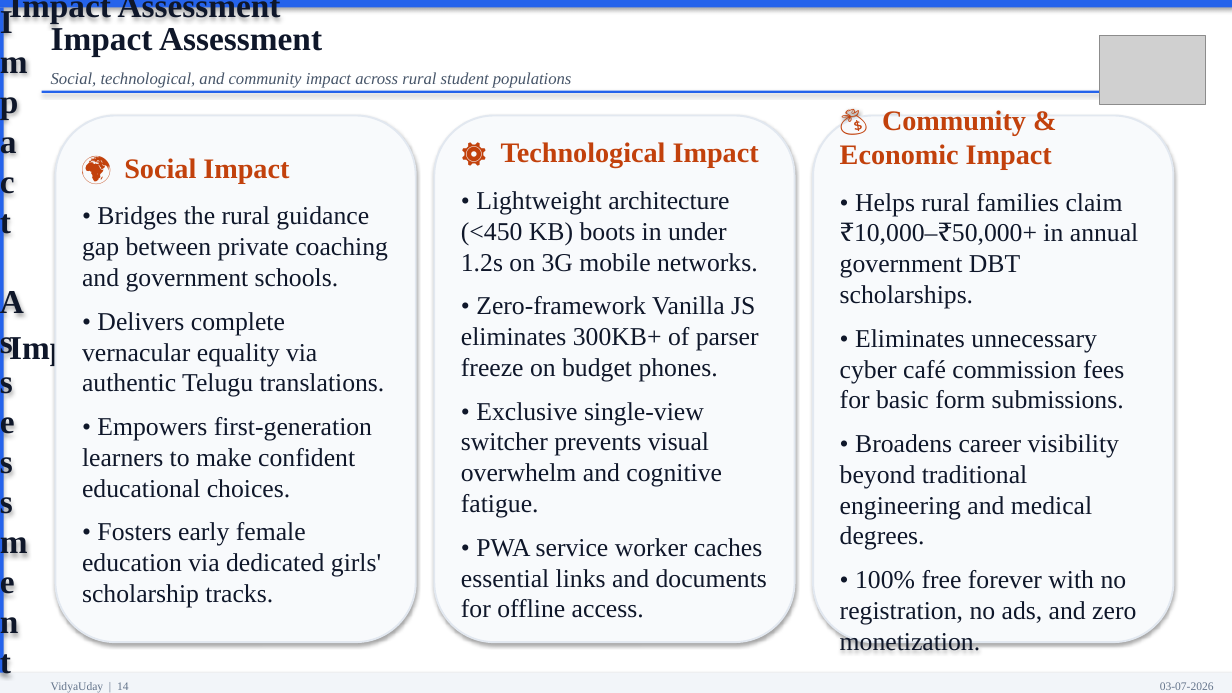
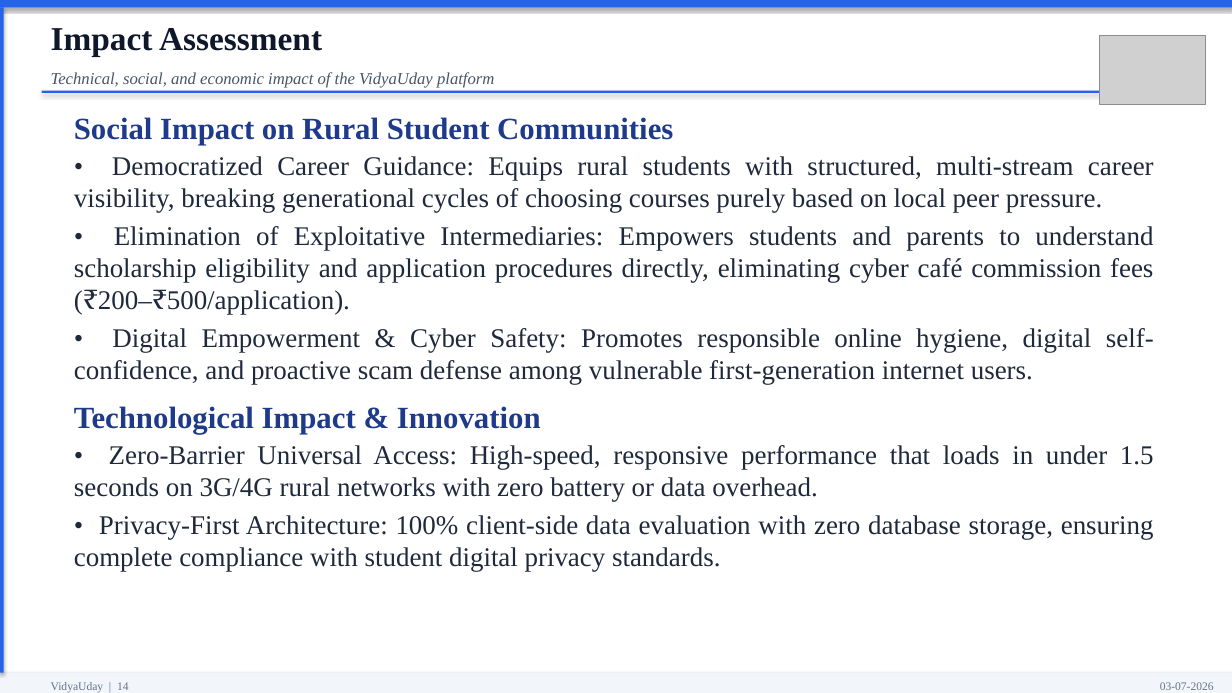
Before and after one commit to ramanakalisetty638-web/VidyaUday, a slide deck: slide 14 of VidyaUday_Official_Review_Presentation.pptx. Drawn at 1232x693 pixels with LibreOffice and Linux fonts; fonts in the diff are those of the drawing; grey boxes stand for pictures. Boxes give left, top, right and bottom in pixels: in the first picture for what was removed or moved away, otherwise in the second. Text is boxed around its words. In the diff, an @@ line names an element or a change of style, - is before the commit and + after.

Commit message:
Fix PPT: eliminate duplicate text, align and justify all slides, clean template borders, 4 screenshots grid

```diff
--- a/VidyaUday_Official_Review_Presentation.pptx
+++ b/VidyaUday_Official_Review_Presentation.pptx
@@ text in rectangle at <box>0,0,1232,693</box>: text removed @@
-Impact Assessment
@@ text in rectangle at <box>9,0,281,23</box>: text removed @@
-Impact Assessment
@@ text "Impact Assessment" at <box>51,28,322,57</box>: less space between paragraphs @@
@@ text in rectangle at <box>51,24,322,57</box>: text removed @@
-Impact Assessment
@@ text at <box>51,72,494,87</box>: text changed @@
-Social, technological, and community impact across rural student populations
+Technical, social, and economic impact of the VidyaUday platform
@@ rounded rectangle removed at <box>55,116,416,642</box> @@
-🌍 Social Impact
-• Bridges the rural guidance gap between private coaching and government schools.
-• Delivers complete vernacular equality via authentic Telugu translations.
-• Empowers first-generation learners to make confident educational choices.
-• Fosters early female education via dedicated girls' scholarship tracks.
@@ text added at <box>74,117,1154,572</box>, 21 pt, text #1E293B @@
+Social Impact on Rural Student Communities
+• Democratized Career Guidance: Equips rural students with structured, multi-stream career visibility, breaking generational cycles of choosing courses purely based on local peer pressure.
+• Elimination of Exploitative Intermediaries: Empowers students and parents to understand scholarship eligibility and application procedures directly, eliminating cyber café commission fees (₹200–₹500/application).
+• Digital Empowerment & Cyber Safety: Promotes responsible online hygiene, digital self-confidence, and proactive scam defense among vulnerable first-generation internet users.
+Technological Impact & Innovation
+• Zero-Barrier Universal Access: High-speed, responsive performance that loads in under 1.5 seconds on 3G/4G rural networks with zero battery or data overhead.
+• Privacy-First Architecture: 100% client-side data evaluation with zero database storage, ensuring complete compliance with student digital privacy standards.
@@ rounded rectangle removed at <box>434,116,795,642</box> @@
-⚙️ Technological Impact
-• Lightweight architecture (<450 KB) boots in under 1.2s on 3G mobile networks.
-• Zero-framework Vanilla JS eliminates 300KB+ of parser freeze on budget phones.
-• Exclusive single-view switcher prevents visual overwhelm and cognitive fatigue.
-• PWA service worker caches essential links and documents for offline access.
@@ rounded rectangle removed at <box>813,116,1174,642</box> @@
-💰 Community & Economic Impact
-• Helps rural families claim ₹10,000–₹50,000+ in annual government DBT scholarships.
-• Eliminates unnecessary cyber café commission fees for basic form submissions.
-• Broadens career visibility beyond traditional engineering and medical degrees.
-• 100% free forever with no registration, no ads, and zero monetization.
```
Also in this commit, not shown: 15 other slides changed, 1 slide added, 1 slide removed, 1 other file.
